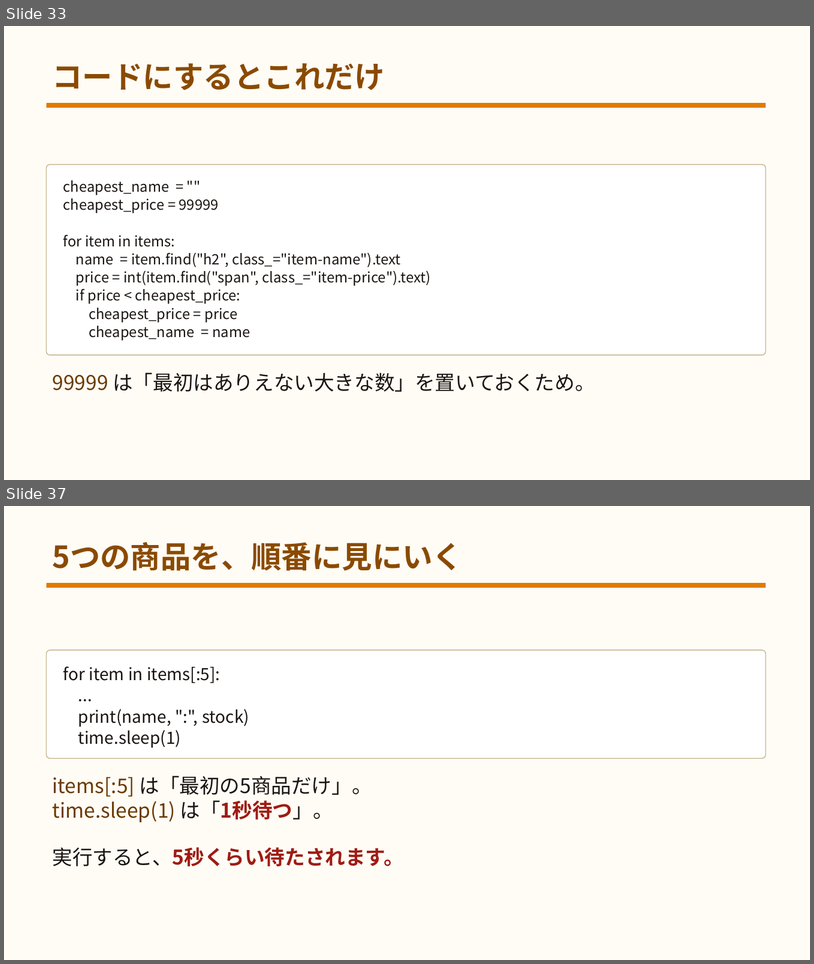
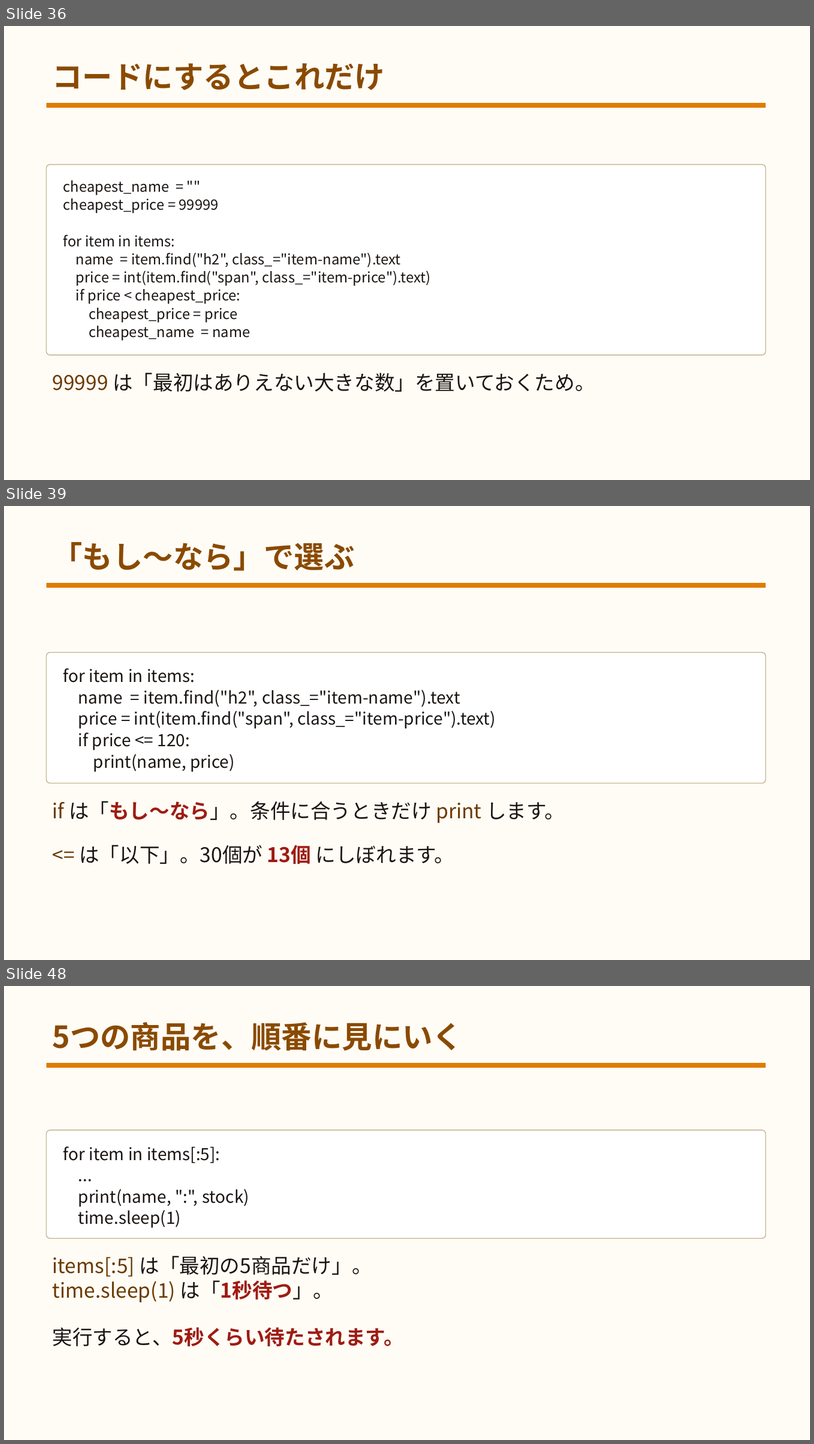
Before and after one commit to yuracode/isshop, a slide deck: docs/slides.pptx. Shown one above the other, each under a label of ours: slides 33 and 37 before the commit, slides 36, 39 and 48 after it; the slides between them are not shown. The pictures are 814x964 and 814x1444 pixels, drawn with LibreOffice and Linux fonts; fonts in the diff are those of the drawing. Boxes give left, top, right and bottom in pixels: in the first picture for what was removed or moved away, otherwise in the second. Text is boxed around its words. In the diff, an @@ line names an element or a change of style, - is before the commit and + after.

```diff
--- a/docs/slides.pptx
+++ b/docs/slides.pptx
@@ slide 39 added at [4,506,810,960], background #FFFCF6 @@
@@ text added at [52,542,354,571], 36 pt, text #8A4A00, bold @@
+「もし〜なら」で選ぶ
@@ rectangle added at [47,583,766,588], fill #E07B00 @@
@@ rounded rectangle added at [47,652,766,783], fill #FFFFFF, outline #C7B48E 1 pt @@
@@ text added at [63,668,496,772], 20 pt, text #1A1512 @@
+for item in items:
+name = item.find("h2", class_="item-name").text
+price = int(item.find("span", class_="item-price").text)
+if price <= 120:
+print(name, price)
@@ text added at [52,801,565,823], 24 pt, text #1A1512 @@
+if は「もし〜なら」。条件に合うときだけ print します。
@@ text added at [79,844,455,864], 24 pt, text #1A1512 @@
+<= は「以下」。30個が 13個 にしぼれます。
@@ what was slide 33 is now slide 36 @@
@@ what was slide 37 is now slide 48 @@
```
Also in this commit, not shown: 6 slides changed, 10 other slides added, 15 other files.
